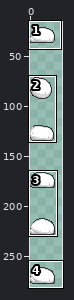
Pixel-art file: PlayerHandling/TumSprites/Tum9/bare.aseprite. The first picture is a wide view before the edit; the outline marks the close-up.
Close-up. Before the edit:
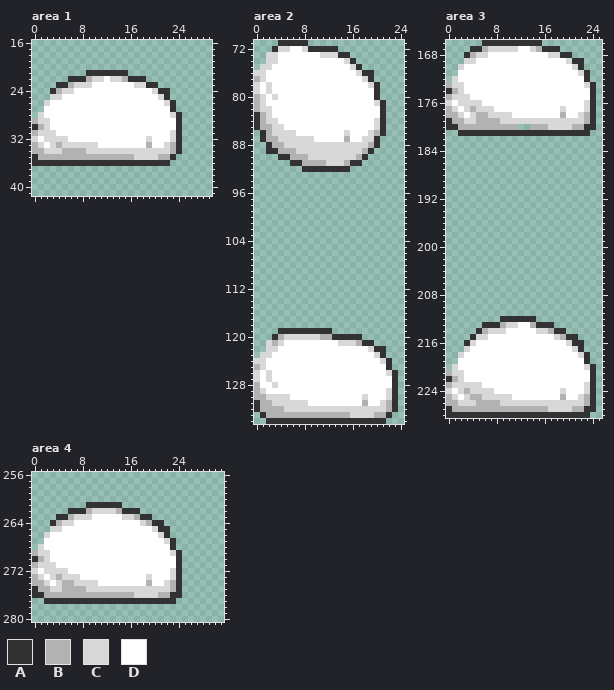
50x288 pixels, 1 frame. Shown: area 1: x 0..29, y 16..41; area 2: x 0..24, y 71..134; area 3: x 0..25, y 166..228; area 4: x 0..31, y 256..280. The wide view leaves out empty margins.
Palette (. is transparent): A #323232  B #b2b2b2  C #d8d8d8  D #ffffff
Pixels before, area 1, first column x 0:
21 .........AAAAAAA.........
22 ......AAABCCDCCBAAA......
23 ....AABCCCDDDDDDDCCAA....
24 ...ABCCDDDDDDDDDDDDDCAA..
25 ...CCDDDDDDDDDDDDDDDDCA..
26 ..CDDDDDDDDDDDDDDDDDDDCA.
27 ..DDDDDDDDDDDDDDDDDDDDDA.
28 .CDDDDDDDDDDDDDDDDDDDDDCA
29 BCCDDDDDDDDDDDDDDDDDDDDDA
30 ABCDDDDDDDDDDDDDDDDDDDDDA
31 BCCCDDDDDDDDDDDDDDDDDDDCA
32 CDCCCCDDDDDDDDDDDDDCDDDCA
33 BCDCBCCCCCCDDDDDDDDBDDCBA
34 BBCCCBBBBCCCCCCCCCCCCCCBA
35 ABBBBBBBBBBBBBBBBCCCCBBA.
36 AAAAAAAAAAAAAAAAAAAAAAA..
Pixels before, area 2, first column x 0:
 71 ....AAAAA...............
 72 ...ACCDDCAAAAA..........
 73 ..CCDDDDDDDCCCAA........
 74 ..CCDDDDDDDDDDDCA.......
 75 .CCDDDDDDDDDDDDDCA......
 76 CCDDDDDDDDDDDDDDDCAA....
 77 BCDDDDDDDDDDDDDDDDCA....
 78 CDCDDDDDDDDDDDDDDDDCA...
 79 CDCDDDDDDDDDDDDDDDDDA...
 80 BCDCDDDDDDDDDDDDDDDDA...
 81 BCDDDDDDDDDDDDDDDDDDCA..
 82 BCCDDDDDDDDDDDDDDDDDDA..
 83 ABCDDDDDDDDDDDDDDDDDDA..
 84 ABCCDDDDDDDDDDDDDDDDCA..
 85 ABBCCDDDDDDDDDDDDDDDCA..
 86 .ABCCCCDDDDDDDDCDDDCBA..
 87 .ABBCCCCCCDDDDDBDDCCA...
 88 ..ABBCCCCCCCCCCCCCCBA...
 89 ..AABBBCCCCCCCCCCCBA....
 90 ....AABBBCCCCCCCCBA.....
 91 ......AABBBBCCCBAA......
 92 ........AAAAAAAA........
 93 ........................
 94 ........................
 95 ........................
 96 ........................
 97 ........................
 98 ........................
 99 ........................
100 ........................
101 ........................
102 ........................
103 ........................
104 ........................
105 ........................
106 ........................
107 ........................
108 ........................
109 ........................
110 ........................
111 ........................
112 ........................
113 ........................
114 ........................
115 ........................
116 ........................
117 ........................
118 ........................
119 ....AAAAAAAAA...........
120 ...ABCCCCCCBBAAAAA......
121 ..CBCDDDDDDDDDCCCBAA....
122 ..CCDDDDDDDDDDDDDDDCAA..
123 .CCDDDDDDDDDDDDDDDDDCA..
124 CCDDDDDDDDDDDDDDDDDDDCA.
125 BCDDDDDDDDDDDDDDDDDDDDA.
126 CDCDDDDDDDDDDDDDDDDDDDCA
127 CDCDDDDDDDDDDDDDDDDDDDDA
128 BDDCDDDDDDDDDDDDDDDDDDDA
129 BCDDDDDDDDDDDDDDDDDDDDCA
130 BBCCCCDDDDDDDDDDDDCDDDCA
131 ABBCCCCCCDDDDDDDDDBDDCBA
132 ABBBBCCCCCCCCCCCCCCCCCBA
133 .ABBBBBBBBBBBBBBCCCCBBA.
134 ..AAAAAAAAAAAAAAAAAAAA..
Pixels before, area 3, first column x 0:
166 ......AAAAAAAAAA.........
167 ....AABCCCCCDDCBAAA......
168 ...ABCCDDDDDDDDDDCCAA....
169 ...CCDDDDDDDDDDDDDDDCAA..
170 ..CDDDDDDDDDDDDDDDDDDCA..
171 ..DDDDDDDDDDDDDDDDDDDDCA.
172 .CDDDDDDDDDDDDDDDDDDDDDA.
173 BCCDDDDDDDDDDDDDDDDDDDDCA
174 ABCDDDDDDDDDDDDDDDDDDDDDA
175 BCCCDDDDDDDDDDDDDDDDDDDDA
176 CDCCCCDDDDDDDDDDDDDDDDDCA
177 BCDCBCCCDDDDDDDDDDDCDDDCA
178 BBCDCBBCCCCDDDDDDDDBDDCBA
179 ABBCCBBBBCCCCCCCCCCCCCCBA
180 AABBBBBBBBBB..BBBCCCCBBAA
181 ..AAAAAAAAAAAAAAAAAAAAAA.
182 .........................
183 .........................
184 .........................
185 .........................
186 .........................
187 .........................
188 .........................
189 .........................
190 .........................
191 .........................
192 .........................
193 .........................
194 .........................
195 .........................
196 .........................
197 .........................
198 .........................
199 .........................
200 .........................
201 .........................
202 .........................
203 .........................
204 .........................
205 .........................
206 .........................
207 .........................
208 .........................
209 .........................
210 .........................
211 .........................
212 .........AAAAAA..........
213 ......AAABCCDDBAAA.......
214 .....ABCCCDDDDDCCBAA.....
215 ....ACCDDDDDDDDDDDCBAA...
216 ...ACDDDDDDDDDDDDDDDCAA..
217 ...CDDDDDDDDDDDDDDDDDCA..
218 ..CDDDDDDDDDDDDDDDDDDDCA.
219 ..DDDDDDDDDDDDDDDDDDDDDA.
220 .CDDDDDDDDDDDDDDDDDDDDDCA
221 BCCDDDDDDDDDDDDDDDDDDDDDA
222 ABCDDDDDDDDDDDDDDDDDDDDDA
223 BCCCCCDDDDDDDDDDDDDDDDDCA
224 CDCBCCCCDDDDDDDDDDDCDDDCA
225 BCDCBBCCCCCDDDDDDDDBDDCBA
226 BBCCCBBBBCCCCCCCCCCCCCCBA
227 ABBBBBBBBBBBBBBBBCCCCBBAA
228 AAAAAAAAAAAAAAAAAAAAAAAA.
Pixels before, area 4, first column x 0:
261 .........AAAAAA..........
262 ......AAABCCCCBAAA.......
263 ....AABCCCDDDDDCCBAA.....
264 ...ABCCDDDDDDDDDDDCBAA...
265 ...CCDDDDDDDDDDDDDDDCAA..
266 ..CDDDDDDDDDDDDDDDDDDCA..
267 ..DDDDDDDDDDDDDDDDDDDDCA.
268 .CDDDDDDDDDDDDDDDDDDDDDA.
269 BCCDDDDDDDDDDDDDDDDDDDDCA
270 ABCDDDDDDDDDDDDDDDDDDDDDA
271 BCCCDDDDDDDDDDDDDDDDDDDDA
272 CDCCCCDDDDDDDDDDDDDDDDDCA
273 BCDCBCCCDDDDDDDDDDDCDDDCA
274 BBCDCBBCCCCDDDDDDDDBDDCBA
275 ABBCCBBBBCCCCCCCCCCCCCCBA
276 AABBBBBBBBBBBBBBBCCCCBBAA
277 ..AAAAAAAAAAAAAAAAAAAAAA.
Now the later version:
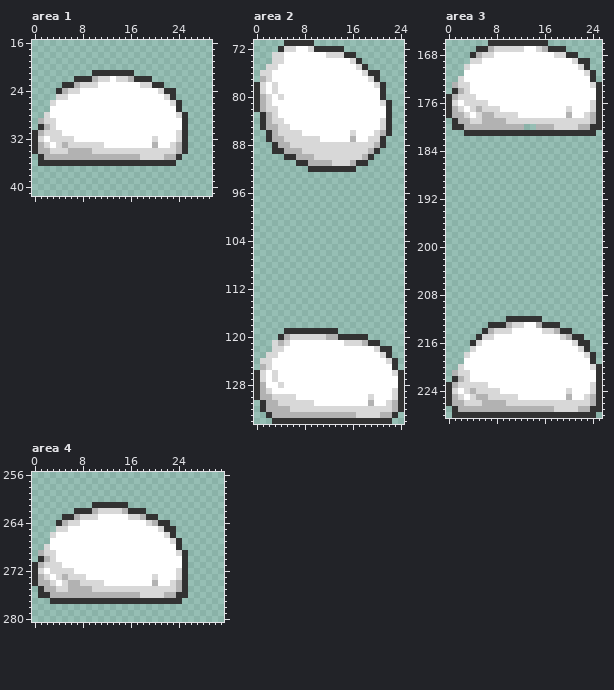
Change:
Changed rows in their new state; - is an unchanged pixel.
Area 1:
first column x 0:
21 ---------.------A---------
22 ------.--AB-CD-CB--A------
23 ----.-AB--C------D-C-A----
24 ---.AB-C------------DC-A--
25 ---.-C---------------DCA--
26 --.C------------------DCA-
27 --.--------------------DA-
28 -.C--------------------DCA
29 .B-C--------------------DA
30 .ABC--------------------DA
31 AB--C------------------DCA
32 ACD---C------------DC--DCA
33 ABCDCB-----C-------DB-DCBA
34 A-B--C---B-------------CBA
35 .A---------------B---C-BA-
36 .----------------------A--
Area 2:
first column x 0:
 71 ----.----A-------------
 72 ---.A-C-DC----A--------
 73 --.-C------D--C-A------
 74 --.-C----------DCA-----
 75 -.-C------------DCA----
 76 .-C--------------DC-A--
 77 .BC---------------DCA--
 78 ACDC---------------DCA-
 79 ACDC----------------DA-
 80 ABCDC---------------DA-
 81 ABC-----------------DCA
 82 AB-C-----------------DA
 83 .ABC-----------------DA
 84 .AB-C---------------DCA
 85 .A-B-C--------------DCA
 86 -.AB---C-------DC--DCBA
 87 -.A-B-----C----DB-D-CA-
 88 --.A-B-------------CBA-
 89 --.-A--B----------CBA--
 90 ----.-A--B-------CBA---
 91 ------.-A---B--CB-A----
 92 --------.-------A------
first column x 0:
119 ----.--------A-----------
120 ---.AB-----C-B----A------
121 --.CBC--------D--CB-A----
122 --.-C--------------DC-A--
123 -.-C----------------DCA--
124 .-C------------------DCA-
125 .BC-------------------DA-
126 ACDC------------------DCA
127 ACDC-------------------DA
128 AB-DC------------------DA
129 ABC-------------------DCA
130 A-B---C-----------DC--DCA
131 .A-B-----C--------DB-DCBA
132 .A---B----------------CBA
133 -.A-------------B---C-BA-
134 --.-------------------A--
Area 3:
first column x 0:
166 ------.---------A---------
167 ----.-AB----C-DCB--A------
168 ---.AB-C---------D-C-A----
169 ---.-C--------------DC-A--
170 --.C-----------------DCA--
171 --.-------------------DCA-
172 -.C--------------------DA-
173 .B-C-------------------DCA
174 .ABC--------------------DA
175 AB--C-------------------DA
176 ACD---C----------------DCA
177 ABCDCB--C----------DC--DCA
178 A-BCDC-B---C-------DB-DCBA
179 .A-B-C---B-------------CBA
180 .-A---------B-.--B---C-B-A
181 --.---------------------A-
first column x 0:
212 ---------.-----A----------
213 ------.--AB-C-DB--A-------
214 -----.AB--C----D-CB-A-----
215 ----.A-C----------DCB-A---
216 ---.AC--------------DC-A--
217 ---.C----------------DCA--
218 --.C------------------DCA-
219 --.--------------------DA-
220 -.C--------------------DCA
221 .B-C--------------------DA
222 .ABC--------------------DA
223 AB----C----------------DCA
224 ACDCB---C----------DC--DCA
225 ABCDC-B----C-------DB-DCBA
226 A-B--C---B-------------CBA
227 .A---------------B---C-B-A
228 .-----------------------A-
Area 4:
first column x 0:
261 ---------.-----A----------
262 ------.--AB---CB--A-------
263 ----.-AB--C----D-CB-A-----
264 ---.AB-C----------DCB-A---
265 ---.-C--------------DC-A--
266 --.C-----------------DCA--
267 --.-------------------DCA-
268 -.C--------------------DA-
269 .B-C-------------------DCA
270 .ABC--------------------DA
271 AB--C-------------------DA
272 ACD---C----------------DCA
273 ABCDCB--C----------DC--DCA
274 A-BCDC-B---C-------DB-DCBA
275 .A-B-C---B-------------CBA
276 .-A--------------B---C-B-A
277 --.---------------------A-
Boxes around the changes in both close-ups, in picture pixels (x1, y1, x2, y2):
changed: (32, 70, 188, 166)
changed: (254, 40, 392, 172)
changed: (254, 328, 314, 424)
changed: (320, 328, 404, 424)
changed: (446, 40, 602, 136)
changed: (446, 316, 602, 418)
changed: (32, 502, 188, 604)
